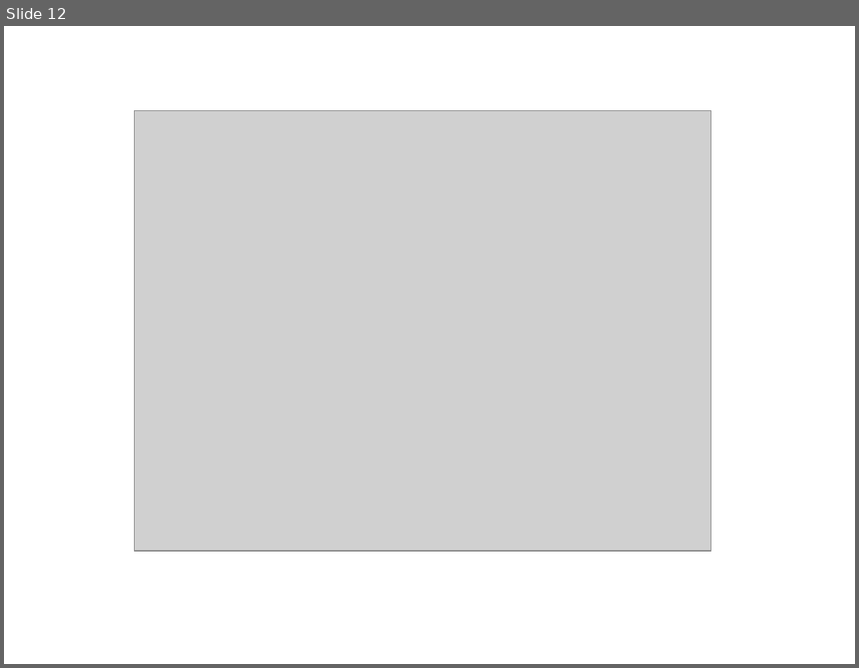
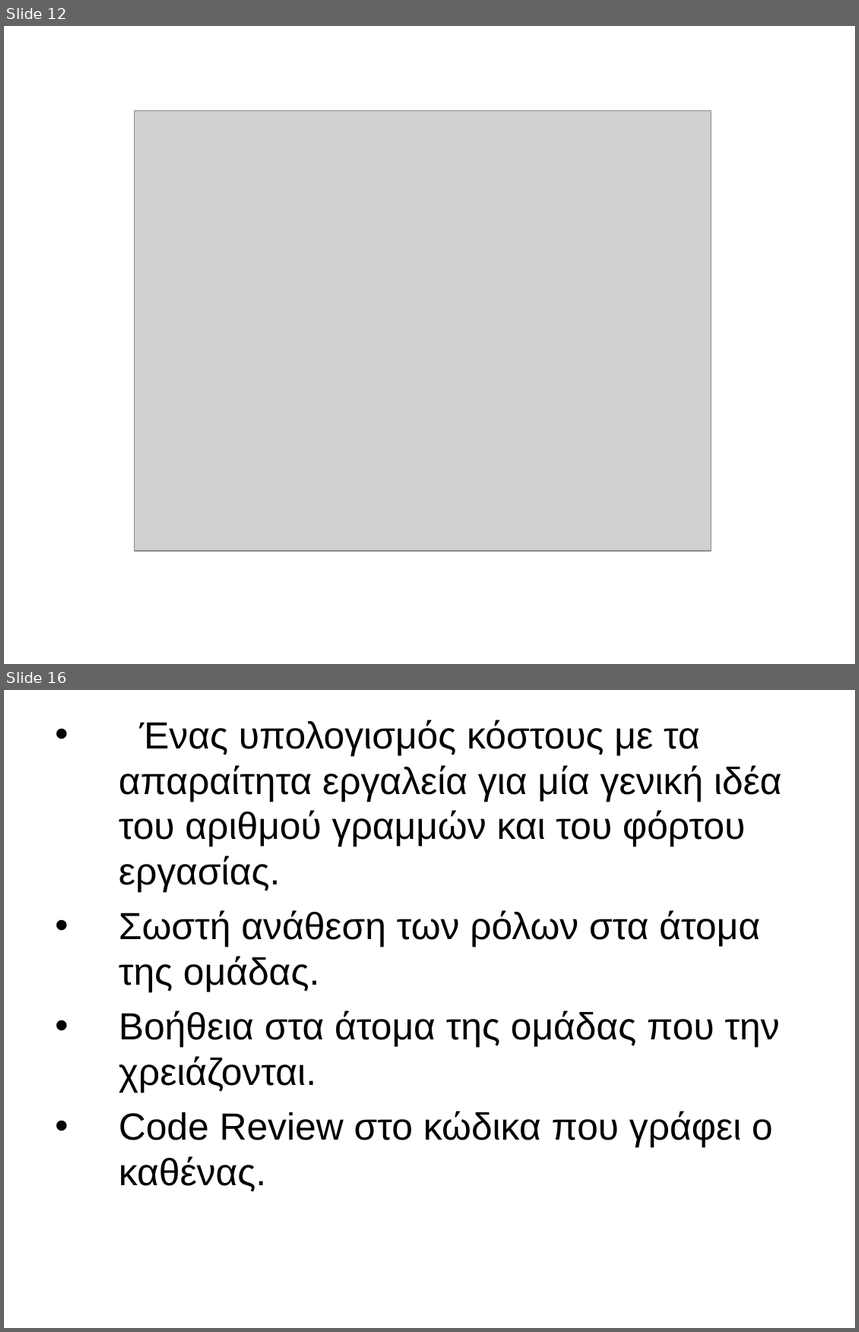
Before and after one commit to thantsip/tl2hotel, a slide deck: clients_wiki/Presentation/Hotel Reception Presentation.ppt. Shown one above the other, each under a label of ours: slide 12 before the commit, slides 12 and 16 after it; the slides between them are not shown. The pictures are 859x668 and 859x1332 pixels, drawn with LibreOffice and Linux fonts; fonts in the diff are those of the drawing; grey boxes stand for pictures. Boxes give left, top, right and bottom in pixels: in the first picture for what was removed or moved away, otherwise in the second. Text is boxed around its words. In the diff, an @@ line names an element or a change of style, - is before the commit and + after.

```diff
--- a/clients_wiki/Presentation/Hotel Reception Presentation.ppt
+++ b/clients_wiki/Presentation/Hotel Reception Presentation.ppt
@@ slide 16 added at [4,690,855,1328], background #FFFFFF @@
@@ text added at [119,720,782,1192], 32 pt, text #000000 @@
+• Ένας υπολογισμός κόστους με τα απαραίτητα εργαλεία για μία γενική ιδέα του αριθμού γραμμών και του φόρτου εργασίας.
+• Σωστή ανάθεση των ρόλων στα άτομα της ομάδας.
+• Βοήθεια στα άτομα της ομάδας που την χρειάζονται.
+• Code Review στο κώδικα που γράφει ο καθένας.
```
Also in this commit, not shown: 3 slides changed, 1 other slide added.
